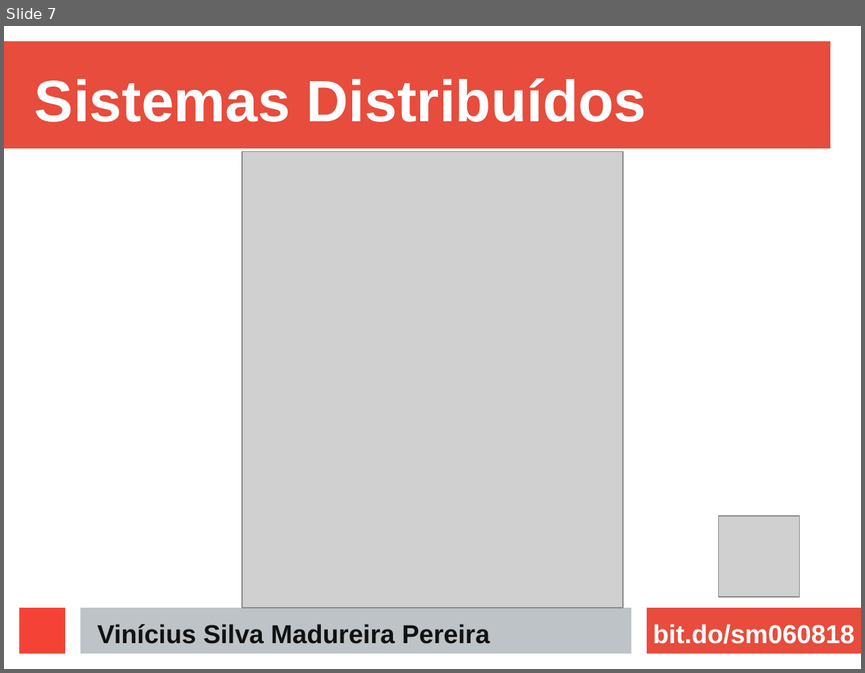
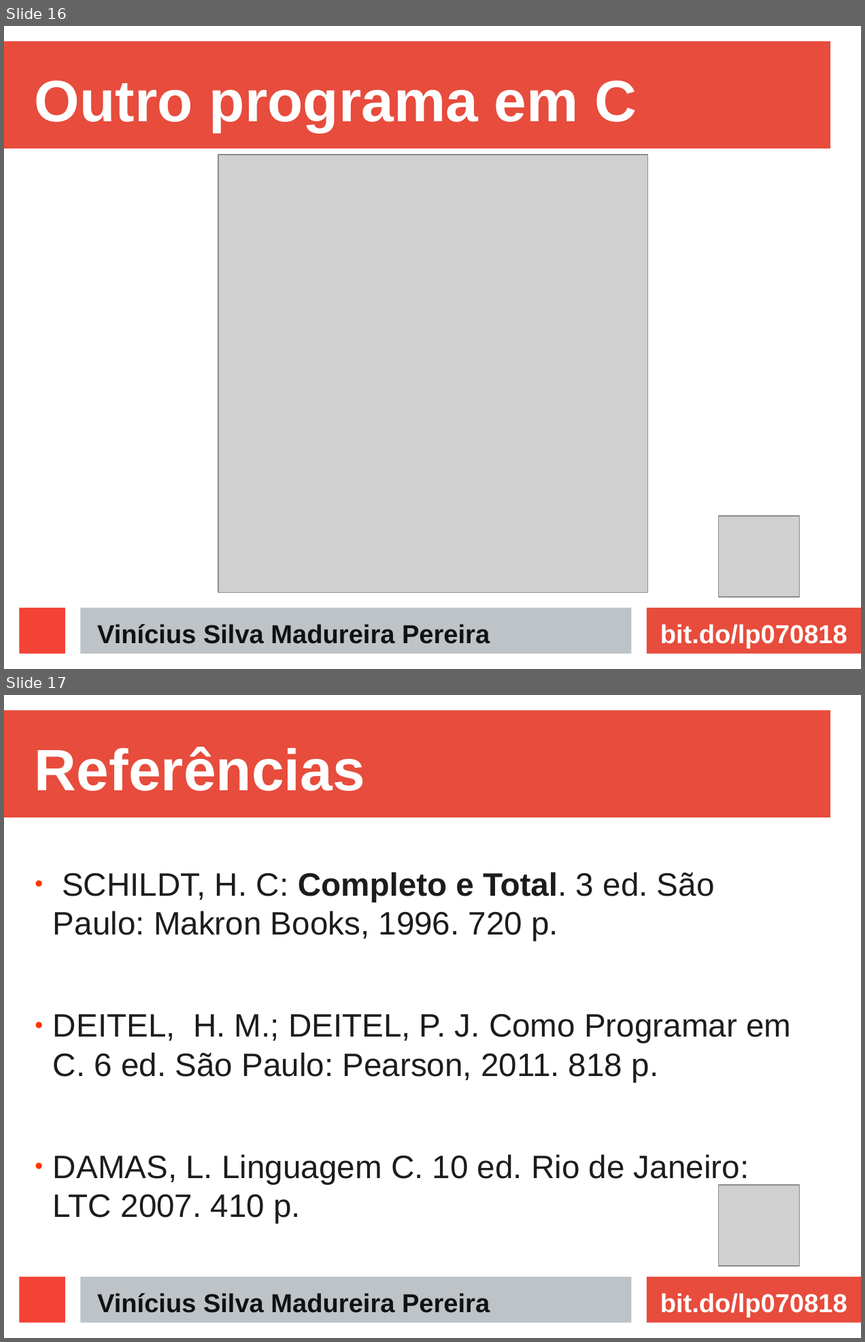
Before and after one commit to ViniciusMadureira/etec, a slide deck: apresentacao.odp. Shown one above the other, each under a label of ours: slide 7 before the commit, slides 16 and 17 after it. The pictures are 865x673 and 865x1342 pixels, drawn with LibreOffice and Linux fonts; fonts in the diff are those of the drawing; grey boxes stand for pictures. Boxes give left, top, right and bottom in pixels: in the first picture for what was removed or moved away, otherwise in the second. Text is boxed around its words. In the diff, an @@ line names an element or a change of style, - is before the commit and + after.

```diff
--- a/apresentacao.odp
+++ b/apresentacao.odp
@@ slide 17 added at <box>4,695,861,1338</box>, background #FFFFFF; not listed: 4 template elements that a slide beside it also shows @@
@@ title added at <box>35,747,365,791</box>, 54 pt, text #FFFFFF, bold @@
+Referências
@@ text added at <box>53,872,791,1223</box>, 30 pt, text #1C1C1C @@
+● SCHILDT, H. C: Completo e Total. 3 ed. São Paulo: Makron Books, 1996. 720 p.
+● DEITEL, H. M.; DEITEL, P. J. Como Programar em C. 6 ed. São Paulo: Pearson, 2011. 818 p.
+● DAMAS, L. Linguagem C. 10 ed. Rio de Janeiro: LTC 2007. 410 p.
@@ picture added at <box>719,1185,800,1266</box> @@
@@ text added at <box>97,1293,490,1312</box>, 24 pt, text #111111, bold @@
+Vinícius Silva Madureira Pereira
@@ text added at <box>660,1293,847,1317</box>, 24 pt, text #FFFFFF, bold @@
+bit.do/lp070818
@@ what was slide 7 is now slide 16 @@
@@ slide 16 changed as well @@
@@ title at <box>35,80,636,132</box>: text changed @@
-Sistemas Distribuídos
+Outro programa em C
@@ picture: place and size @@
-picture at <box>242,151,623,607</box>
+picture at <box>219,155,649,592</box>
@@ text at <box>660,624,847,648</box>: text changed @@
-bit.do/sm060818
+bit.do/lp070818
```
Also in this commit, not shown: 8 other slides changed, 9 other slides added, 1 slide removed, 1 other file.
